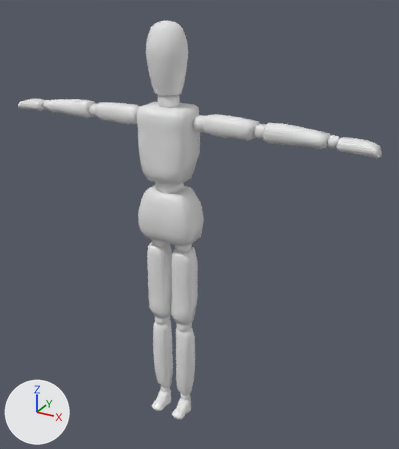
Before and after pictures for a commit that changed the Blender file Block Model/block_model.blend.
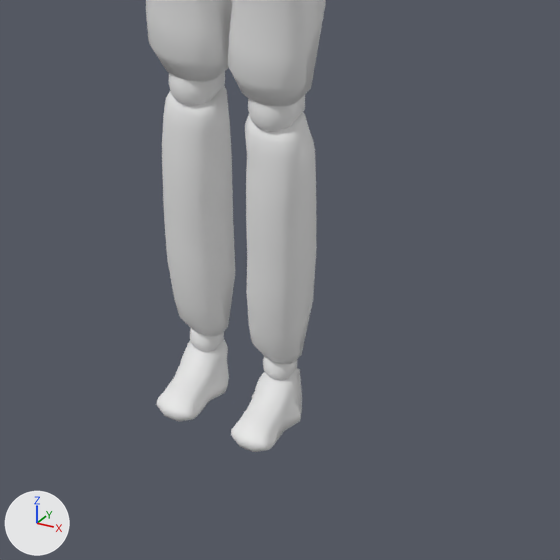
Each version appears first whole from a 50 mm lens placed at (6.36, -10.17, 10.59), pointed at (0.54, 0.4, 5.31), and next in a close-up on the part from 27% to 66% of the width and 66% to 100% of the height. The axes (+X, +Y, +Z) are drawn at lower left. The lights are the same throughout.
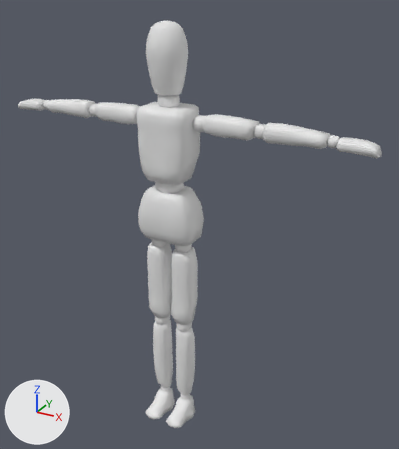
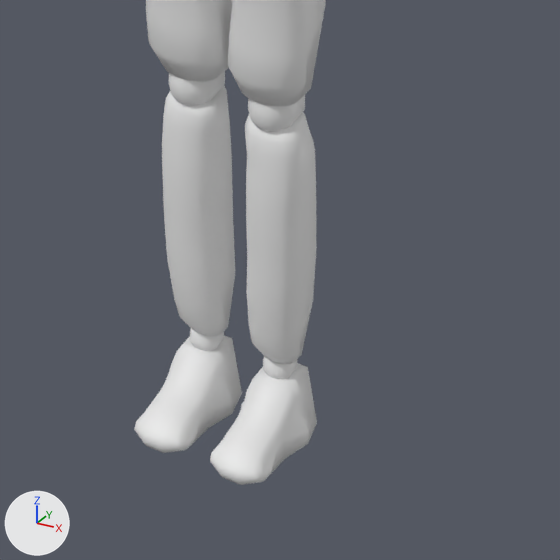
The newer file is also rescaled (x0.166), turned or shifted as a whole; pictures and numbers use the older file's frame.

Where the change shows, as pixel boxes [x1, y1, x2, y2] in the close-ups (560 x 560 px; the box of a moved part takes in the faces that stretch with it):
'Cube', reshaped: before [146, 0, 326, 452]; after [134, 0, 326, 485]
part 1 of me_cube_002, moved or reshaped: before [156, 339, 302, 452]; after [134, 335, 317, 485]

What the commit changed:
me_cube_002 is used by ob_cube; location (0.0, 0.0, 5.612); scale (0.584, 0.584, 0.584).
me_cube_002 had 4518 vertices, 4125 faces and spanned x -7.8..7.8, y -0.9..0.8, z -9.8..7.3.
me_cube_002 now has 4422 vertices, 4021 faces and spans x -7.8..7.8, y -1.3..0.8, z -9.9..7.3.
me_cube_002 part 1: 73 vertices moved from x -0.9..0.8, y -0.9..-0.1, z -9.7..-9.0 to x -1.0..0.9, y -1.1..-0.1, z -9.9..-9.0; 326 vertices removed from x -0.9..0.9, y -0.9..0.2, z -9.8..-9.0; 230 vertices added at x -1.1..1.1, y -1.3..0.3, z -9.9..-9.0.
